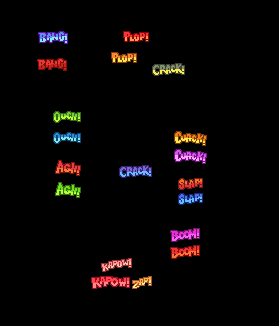
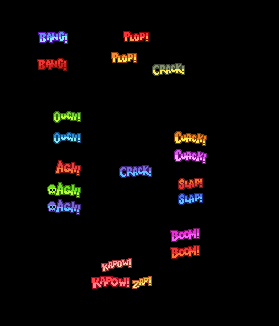
Revision of a layered 279×326 image; what changed, layer by layer:
added group "ComicText_AghGreen.png" with 2 layers above "ComicText_AghPurple.png" over [47, 184, 56, 195]
added layer "Skull" (1st of 2, in "ComicText_AghGreen.png") in group "ComicText_AghGreen.png" over [47, 184, 56, 195]
added group "ComicText_AghPurple.png" with 2 layers above "ComicText_AghRed.png" over [47, 199, 81, 215]
added layer "Skull" (2nd of 2, in "ComicText_AghPurple.png") in group "ComicText_AghPurple.png" over [47, 201, 57, 212]
added layer "Text" (2nd of 2, in "ComicText_AghPurple.png") in group "ComicText_AghPurple.png" over [55, 199, 81, 215]
